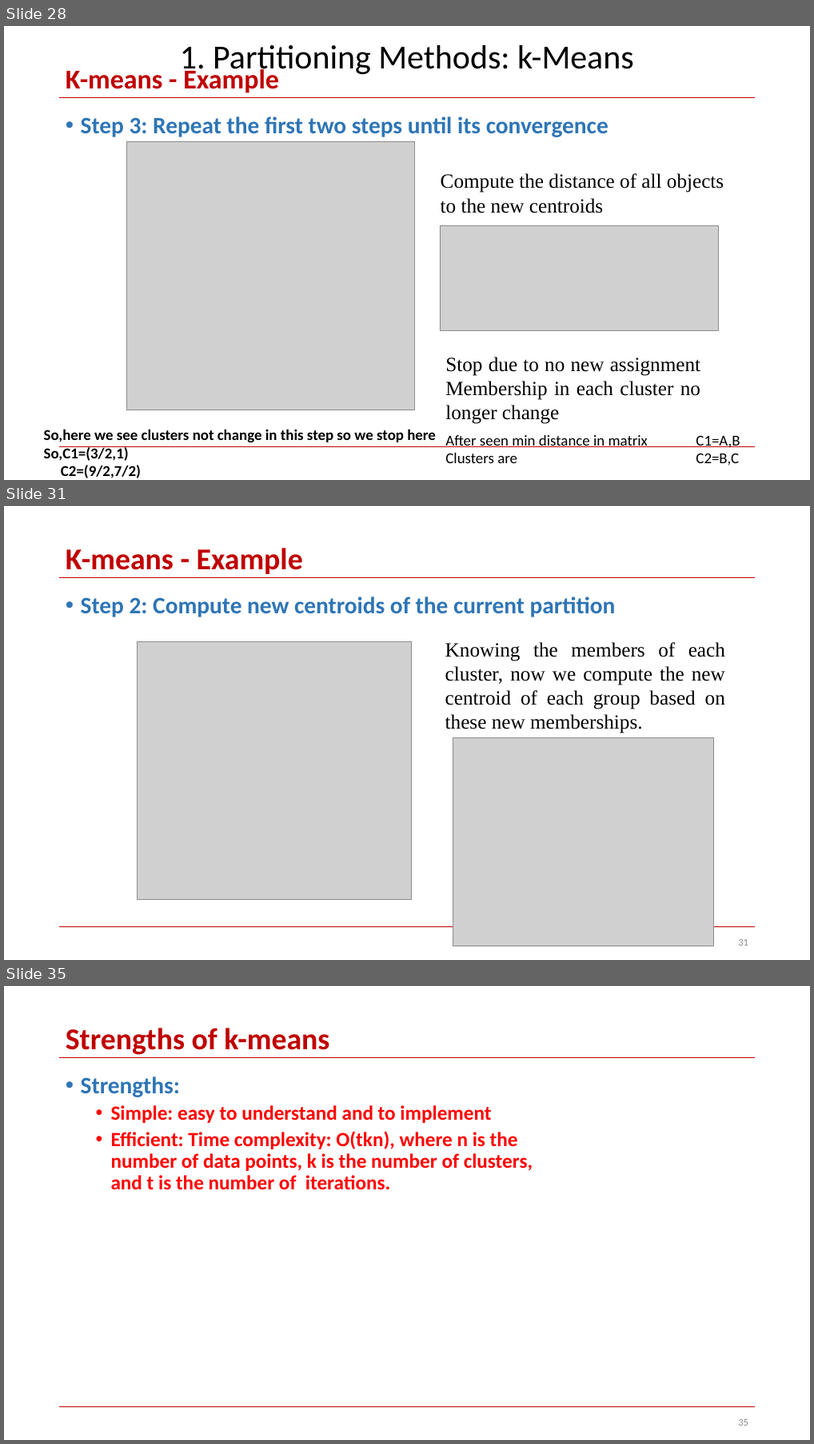
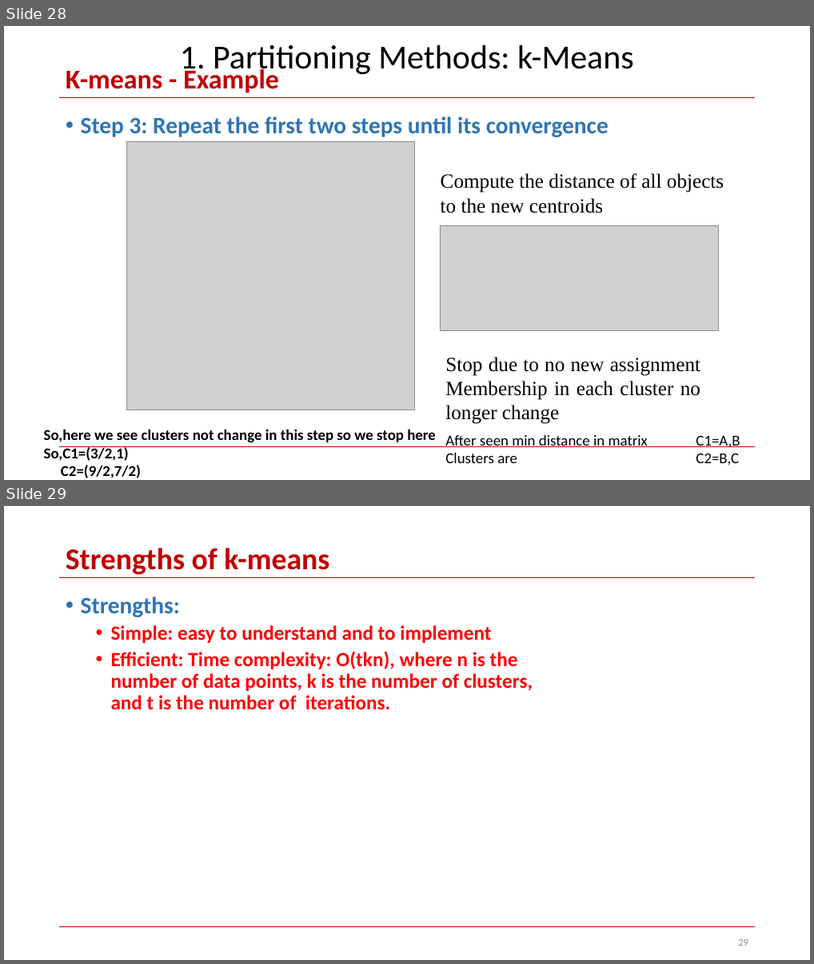
Before and after one commit to skysumitkumar/Du_Mca, a slide deck: 3rd_semester/Data_Science_with_python/PPT/Unit_4/Clustering-Part1.pptx. Shown one above the other, each under a label of ours: slides 28, 31 and 35 before the commit, slides 28 and 29 after it; the slides between them are not shown. The pictures are 814x1444 and 814x964 pixels, drawn with LibreOffice and Linux fonts; fonts in the diff are those of the drawing; grey boxes stand for pictures. Boxes give left, top, right and bottom in pixels: in the first picture for what was removed or moved away, otherwise in the second. Text is boxed around its words. In the diff, an @@ line names an element or a change of style, - is before the commit and + after.

Commit message:
update_k_medoids_in_Clustering-Part1

```diff
--- a/3rd_semester/Data_Science_with_python/PPT/Unit_4/Clustering-Part1.pptx
+++ b/3rd_semester/Data_Science_with_python/PPT/Unit_4/Clustering-Part1.pptx
@@ slide 31 removed at bbox=[4, 506, 810, 960], background #FFFFFF; not listed: 2 template elements that a slide beside it also shows @@
@@ title removed at bbox=[66, 548, 303, 574] @@
-K-means - Example
@@ text removed at bbox=[81, 596, 616, 617] @@
-• Step 2: Compute new centroids of the current partition
@@ picture removed at bbox=[138, 641, 412, 900] @@
@@ text removed at bbox=[446, 642, 726, 733] @@
-Knowing the members of each cluster, now we compute the new centroid of each group based on these new memberships.
@@ picture removed at bbox=[454, 738, 714, 945] @@
@@ page number removed at bbox=[738, 939, 749, 945] @@
-31
@@ what was slide 35 is now slide 29 @@
```
Also in this commit, not shown: 3 slides changed, 2 slides added, 5 other slides removed.
